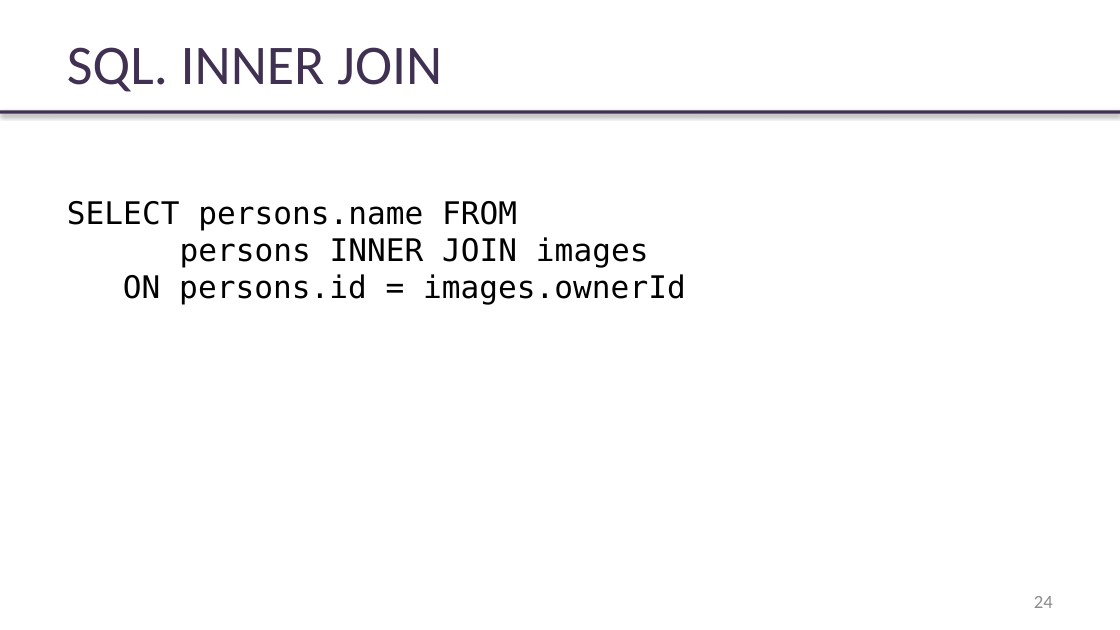
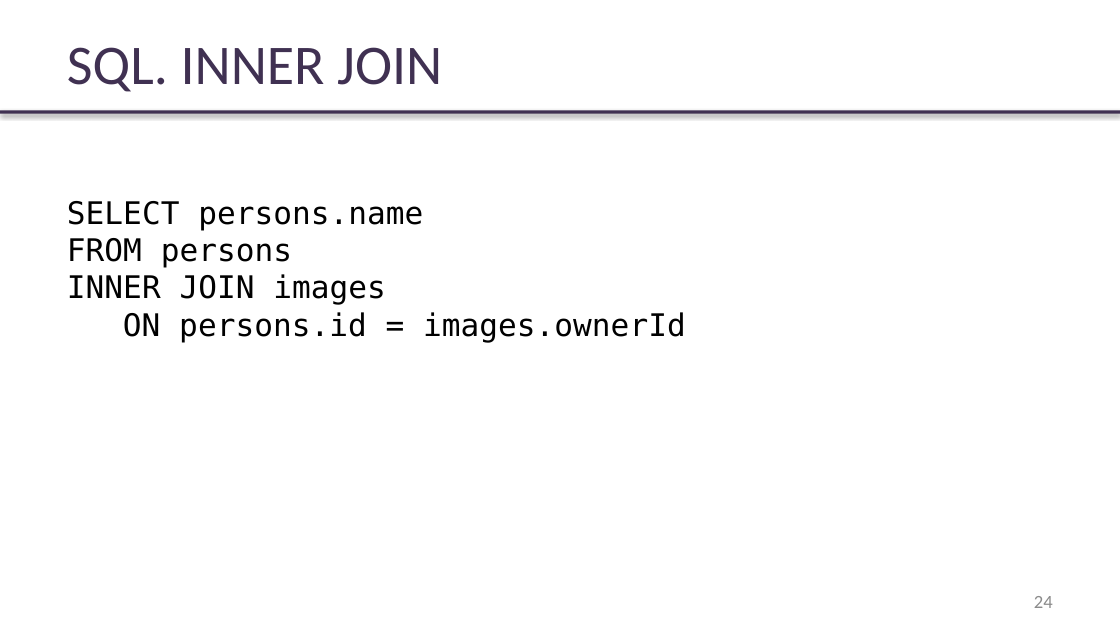
Before and after one commit to rybalkinsd/atom, a slide deck: slide 24 of lecture5/presentation/lecture05.pptx. Drawn at 1120x630 pixels with LibreOffice and Linux fonts; fonts in the diff are those of the drawing; background and template pictures are left out. Boxes give left, top, right and bottom in pixels: in the first picture for what was removed or moved away, otherwise in the second. Text is boxed around its words. In the diff, an @@ line names an element or a change of style, - is before the commit and + after.

```diff
--- a/lecture5/presentation/lecture05.pptx
+++ b/lecture5/presentation/lecture05.pptx
@@ text at <box>67,201,423,305</box>: text changed @@
-SELECT persons.name FROM
-persons INNER JOIN images
+SELECT persons.name
+FROM persons
+INNER JOIN images
```
Also in this commit, not shown: 2 other slides changed, 2 other files.
